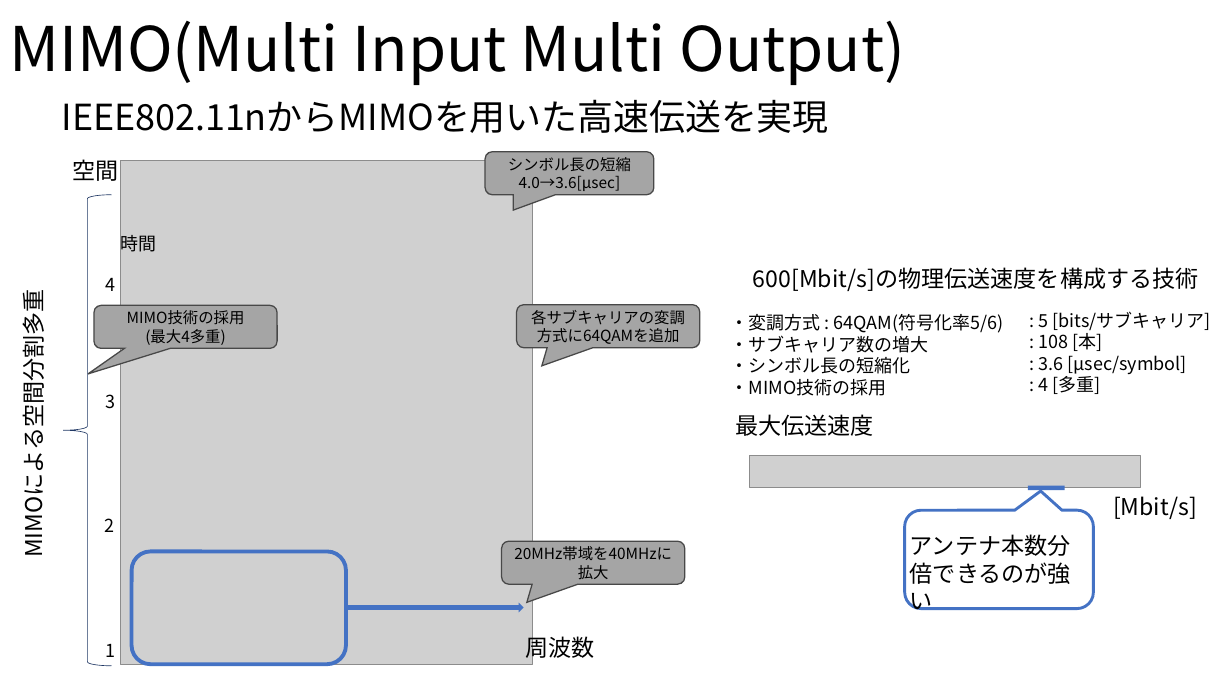
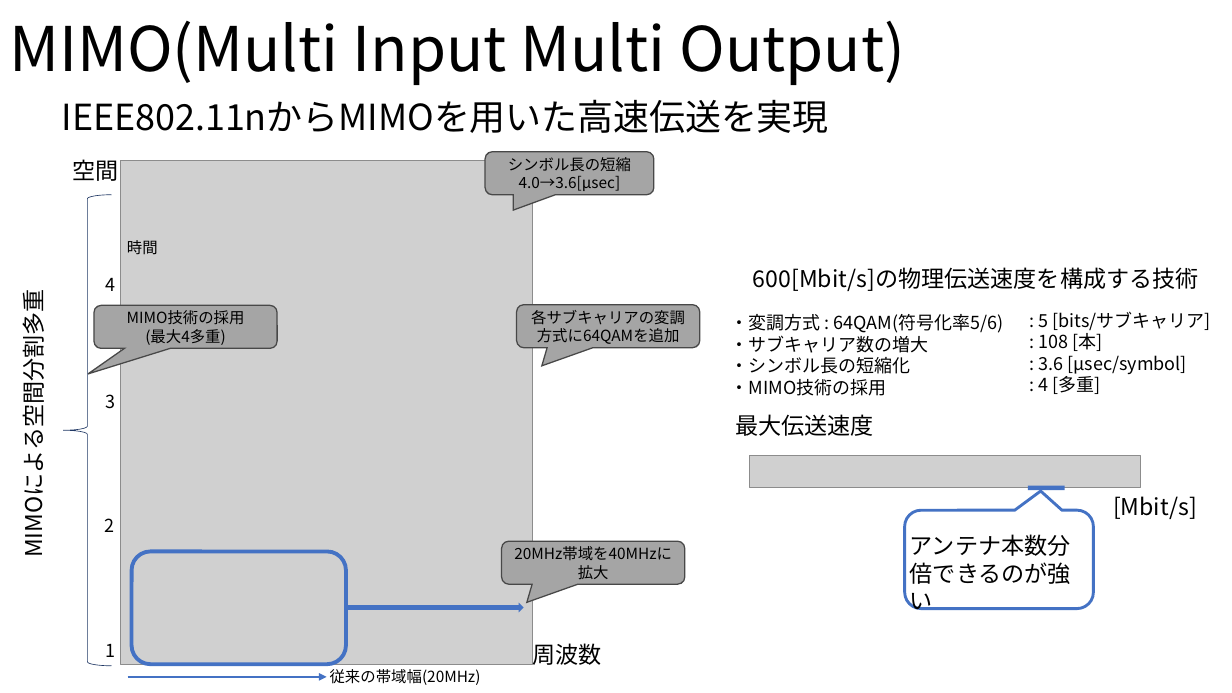
Before and after one commit to ryoww/seminar, a slide deck: slide 3 of MIMO/MIMO.pptx. Drawn at 1232x693 pixels with LibreOffice and Linux fonts; fonts in the diff are those of the drawing; grey boxes stand for pictures. Boxes give left, top, right and bottom in pixels: in the first picture for what was removed or moved away, otherwise in the second. Text is boxed around its words. In the diff, an @@ line names an element or a change of style, - is before the commit and + after.

```diff
--- a/MIMO/MIMO.pptx
+++ b/MIMO/MIMO.pptx
@@ text "時間" at [127, 240, 158, 255]: size 14 to 12 pt @@
@@ text "周波数" rewrapped from [526, 632, 595, 661] to [532, 640, 601, 665] @@
@@ arrow added from (128, 677) to (326, 677), #4472C4 1.5 pt @@
@@ text added at [330, 669, 481, 685], 12 pt, text #000000 @@
+従来の帯域幅(20MHz)
```
Also in this commit, not shown: 3 slides added, 1 slide removed, 8 other files.
